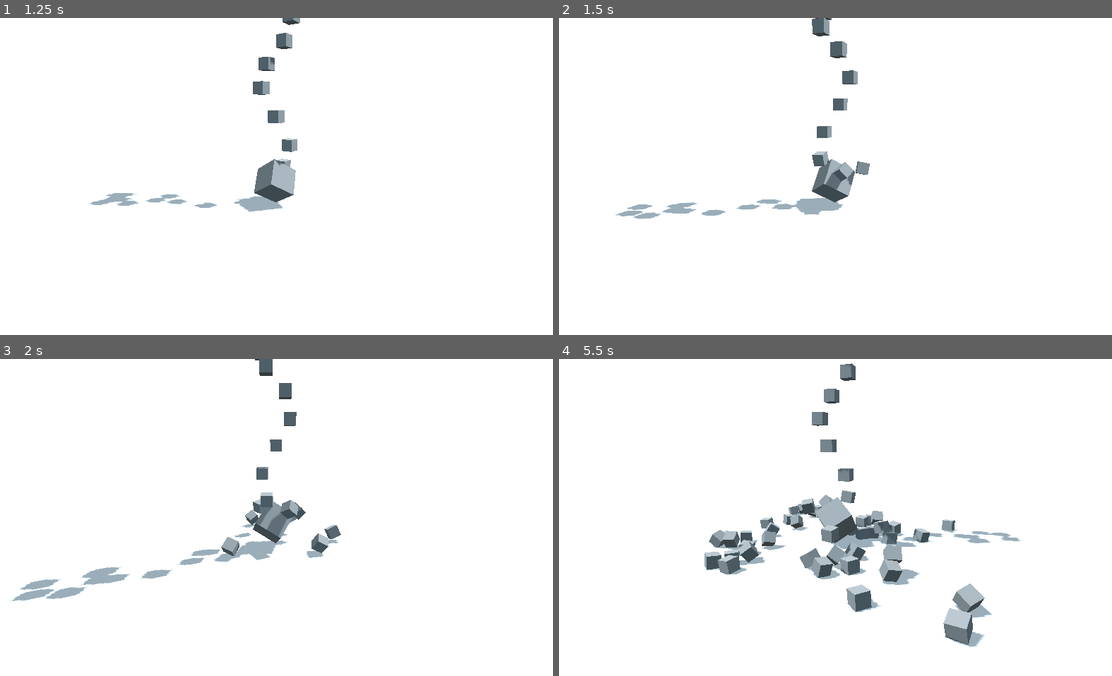
Above: before the commit, frames 1-4 (two rows, left to right).
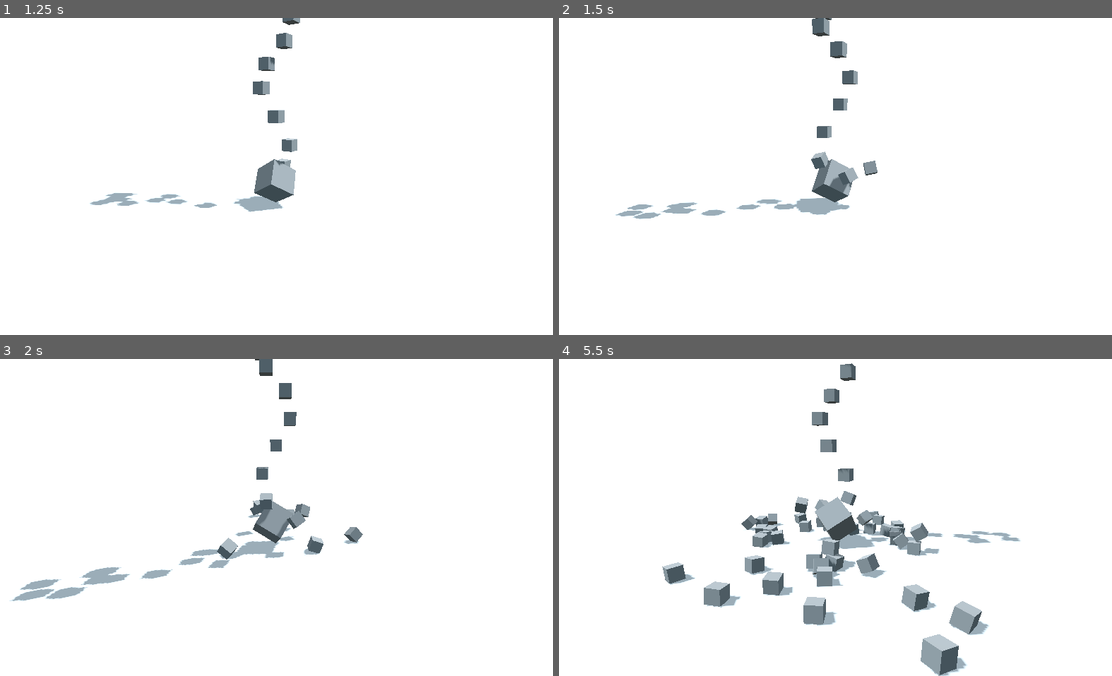
Above: after the commit, the same moments.

Repository: JohannesDeml/Godot-Web-LoadingTest
Game: Godot game, scene res://Scenes/main.tscn
Two runs of this game, one before a commit and one after it. Both use one fixed random seed, a clock stepped at 60 frames per second and the inputs below.
Inputs:
- Up to frame 1 (1.25 s): no input
- Up to frame 2 (1.5 s): no input
- Up to frame 3 (2 s): no input
- Up to frame 4 (5.5 s): no input

Frame 1 is identical in both runs. In frame 2, 0.4% of the frame differs, in the area x 38-58%, y 42-63%; in frame 3, 1.4%; in frame 4, 8.8%, in the area x 18-79%, y 41-100%.

Commit message:
Use jolt physics

Diff:
--- a/godot/project.godot
+++ b/godot/project.godot
@@ -29,6 +29,7 @@
 [physics]
 
 common/physics_ticks_per_second=50
+3d/physics_engine="Jolt Physics"
 3d/solver/solver_iterations=6
 
 [rendering]
